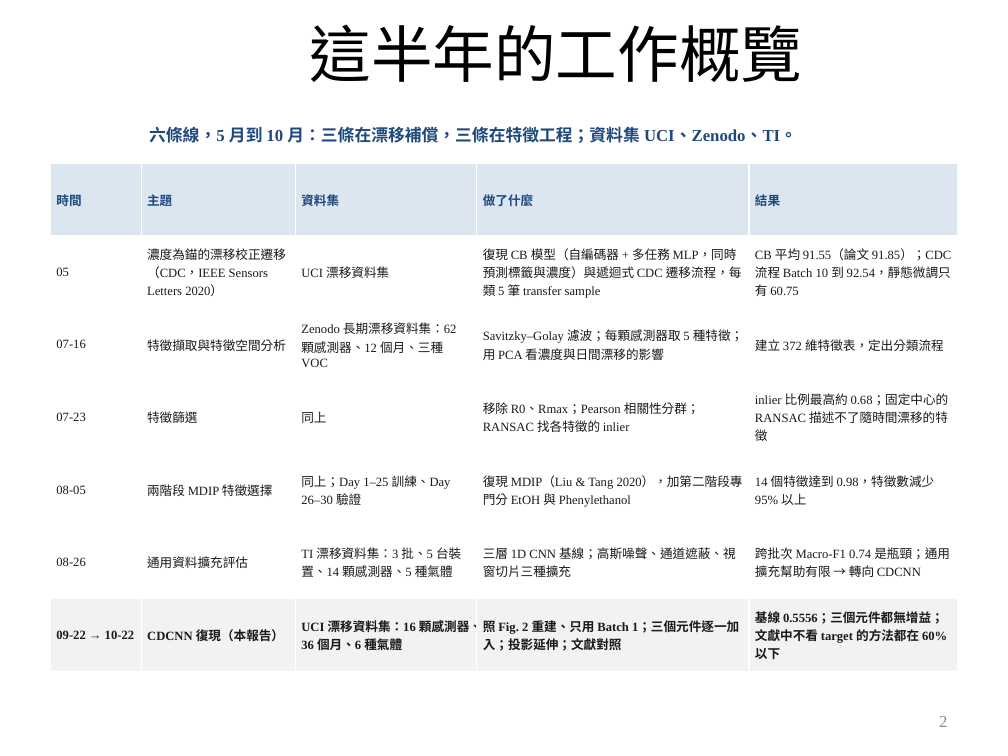
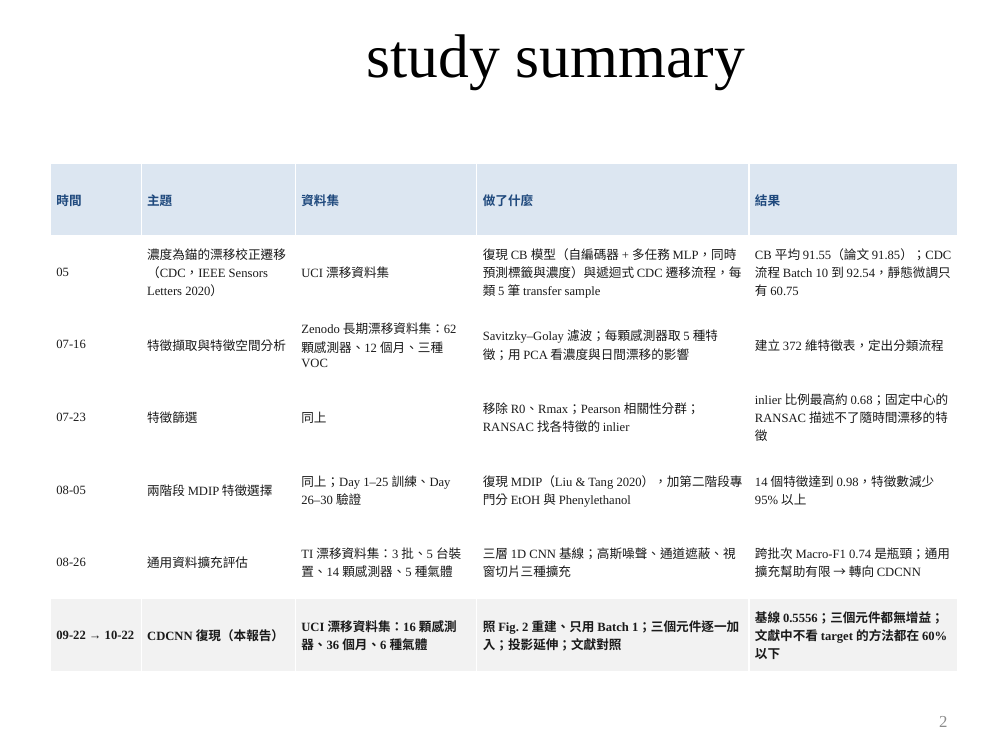
Before and after one commit to wintera1233/cdcnn, a slide deck: slide 2 of reports/10-22.pptx. Drawn at 1008x756 pixels with LibreOffice and Linux fonts; fonts in the diff are those of the drawing; background and template pictures are left out. Boxes give left, top, right and bottom in pixels: in the first picture for what was removed or moved away, otherwise in the second. Text is boxed around its words. In the diff, an @@ line names an element or a change of style, - is before the commit and + after.

```diff
--- a/reports/10-22.pptx
+++ b/reports/10-22.pptx
@@ title at box(367, 34, 745, 88): text changed @@
-這半年的工作概覽
+study summary
@@ text removed at box(149, 126, 797, 143) @@
-六條線，5 月到 10 月：三條在漂移補償，三條在特徵工程；資料集 UCI、Zenodo、TI。
@@ table at box(50, 163, 958, 671) @@
@@ borders changed @@
```
Also in this commit, not shown: 20 other slides changed, 6 other files.
